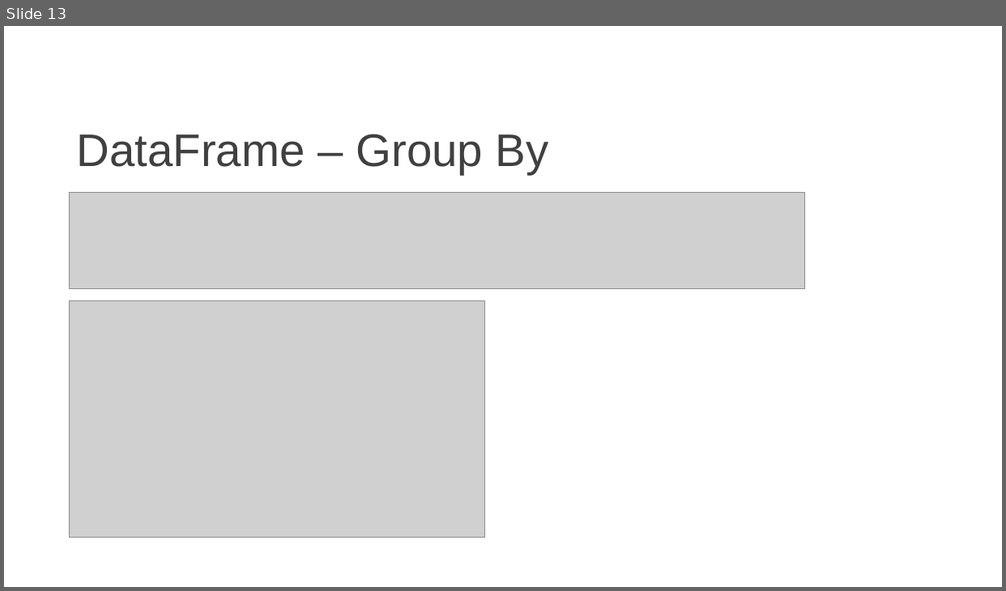
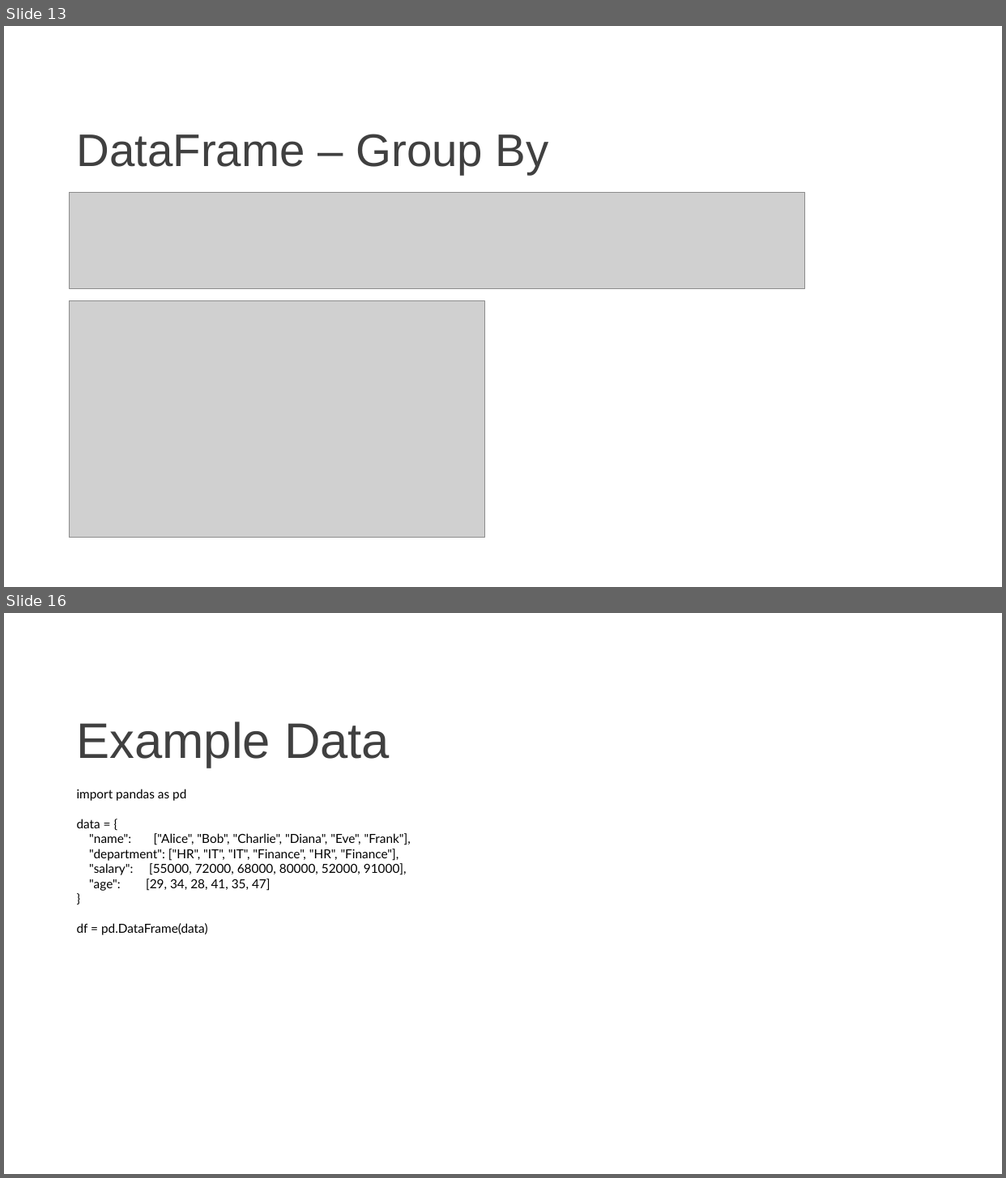
Before and after one commit to ZERRY-000/00-python-pandas-journey, a slide deck: 00-Basic-Pandas.pptx. Shown one above the other, each under a label of ours: slide 13 before the commit, slides 13 and 16 after it; the slides between them are not shown. The pictures are 1006x591 and 1006x1178 pixels, drawn with LibreOffice and Linux fonts; fonts in the diff are those of the drawing; grey boxes stand for pictures. Boxes give left, top, right and bottom in pixels: in the first picture for what was removed or moved away, otherwise in the second. Text is boxed around its words. In the diff, an @@ line names an element or a change of style, - is before the commit and + after.

```diff
--- a/00-Basic-Pandas.pptx
+++ b/00-Basic-Pandas.pptx
@@ slide 16 added at box(4, 613, 1002, 1174), background #FFFFFF @@
@@ text added at box(77, 722, 390, 767), 48 pt, text #404040 @@
+Example Data
@@ text added at box(77, 789, 411, 935), 12 pt, text #000000 @@
+import pandas as pd
+data = {
+"name": ["Alice", "Bob", "Charlie", "Diana", "Eve", "Frank"],
+"department": ["HR", "IT", "IT", "Finance", "HR", "Finance"],
+"salary": [55000, 72000, 68000, 80000, 52000, 91000],
+"age": [29, 34, 28, 41, 35, 47]
+}
+df = pd.DataFrame(data)
```
Also in this commit, not shown: 9 other slides added, 5 other files.
